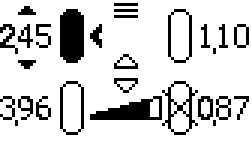
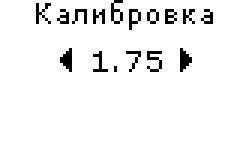
Layered file, before and after one edit (252x144). Changes by layer:
added group "Калибровка" with 4 layers above "Сообщения" over (0, 0, 249, 135)
added layer "стрелки" in group "Калибровка" over (60, 48, 192, 72)
added layer "1.75" in group "Калибровка" over (93, 51, 162, 72)
added layer "Калибровка #1" in group "Калибровка" over (36, 0, 213, 30)
added layer "фон" in group "Калибровка" over (0, 0, 249, 135)
